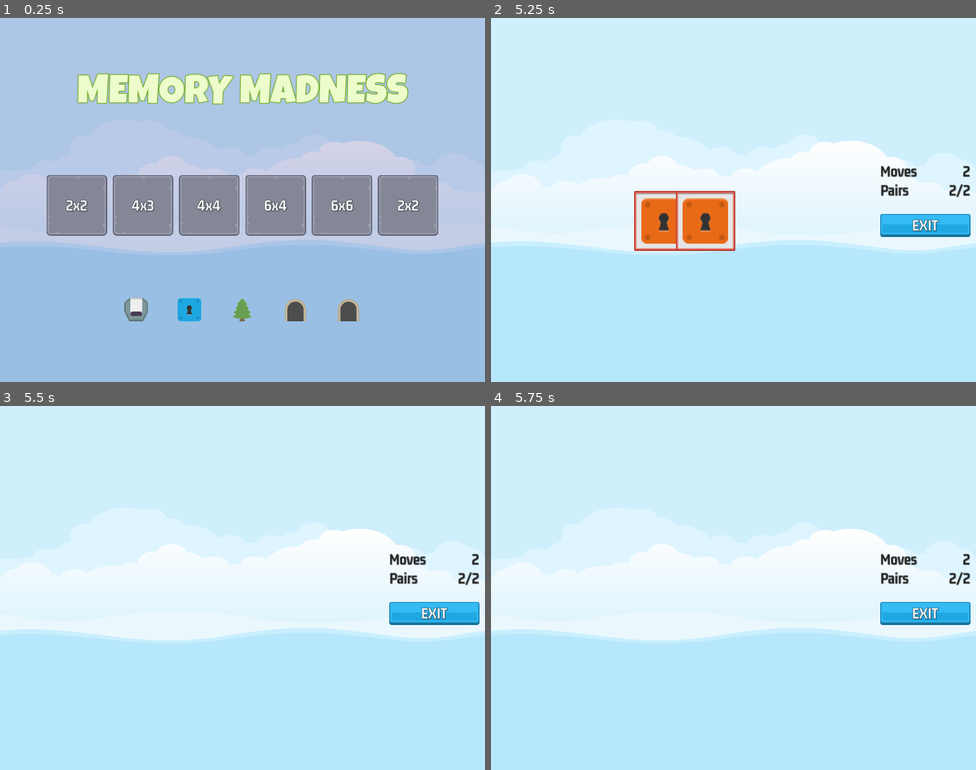
Above: before the commit, frames 1-4 (two rows, left to right).
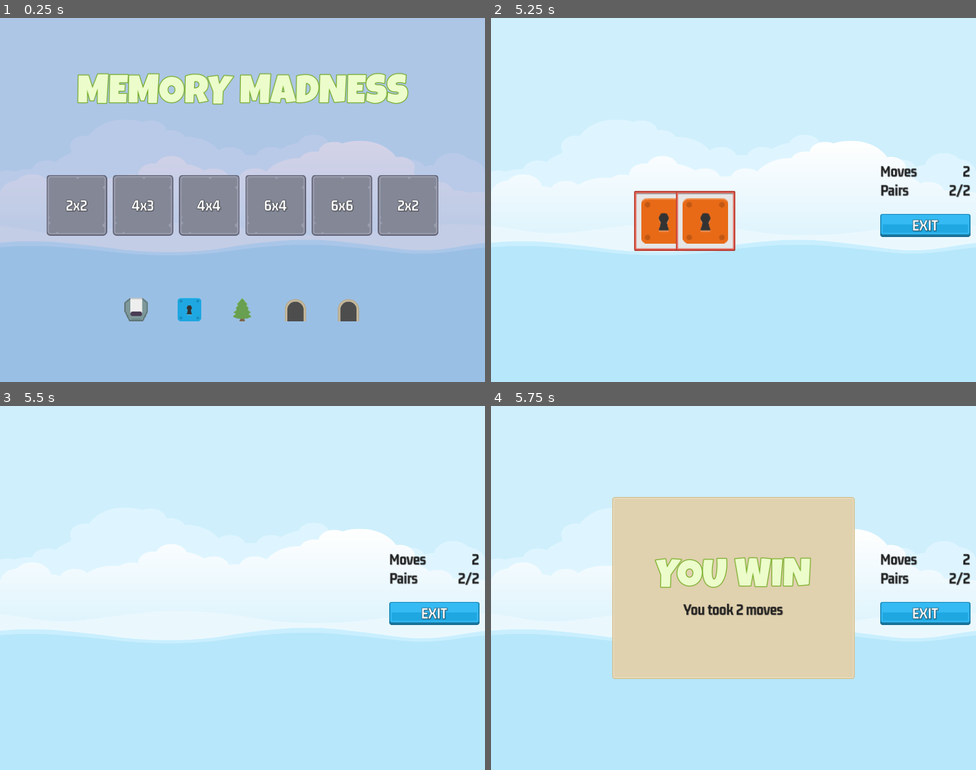
Above: after the commit, the same moments.

Repository: Babrakov/memory-madness
Game: Godot game, scene res://scenes/master/master.tscn
Two runs of this game, one before a commit and one after it. Both use one fixed random seed, a clock stepped at 60 frames per second and the inputs below.
Inputs (mouse positions are in pixels of both pictures, inside the frame that each line leads up to):
- Up to frame 1 (0.25 s): no input
- Up to frame 2 (5.25 s): click "2x2" at 0.5 s; click (665, 178) at 1.25 s; click (704, 178) at 2.02 s; click (665, 221) at 2.77 s; click (704, 221) at 3.52 s; click (665, 221) at 4.27 s
- Up to frame 3 (5.5 s): no input
- Up to frame 4 (5.75 s): no input

Frames 1-3 are identical in both runs. In frame 4, 25% of the frame differs, in the area x 25-75%, y 25-75%.

Commit message:
Game Over

Diff:
--- a/scenes/game/game.tscn
+++ b/scenes/game/game.tscn
@@ -6,6 +6,7 @@
 [ext_resource type="Texture2D" uid="uid://dijdvfauv570v" path="res://assets/ui/green_button00.png" id="3_1qupf"]
 [ext_resource type="LabelSettings" uid="uid://bb630qrhxr0ef" path="res://assets/GM_32_White.tres" id="4_u1a48"]
 [ext_resource type="PackedScene" uid="uid://c74wrkciiydx3" path="res://scenes/scorer/scorer.tscn" id="6_qfrul"]
+[ext_resource type="PackedScene" uid="uid://2lipajnoujo8" path="res://scenes/game_over_ui/game_over_ui.tscn" id="7_v4wmc"]
 
 [node name="Game" type="Control"]
 layout_mode = 3
@@ -104,4 +105,8 @@
 
 [node name="Scorer" parent="." instance=ExtResource("6_qfrul")]
 
+[node name="GameOverUI" parent="." instance=ExtResource("7_v4wmc")]
+visible = false
+layout_mode = 1
+
 [connection signal="pressed" from="HB/MC2/VB/ExitButton" to="." method="_on_exit_button_pressed"]
--- /dev/null
+++ b/scenes/game_over_ui/game_over_ui.gd
@@ -0,0 +1,15 @@
+extends Control
+
+@onready var moves_label: Label = $NinePatchRect/MC/VB/MovesLabel
+
+# Called when the node enters the scene tree for the first time.
+func _ready() -> void:
+	SignalManager.on_game_over.connect(on_game_over)
+	SignalManager.on_game_exit_pressed.connect(on_game_exit_pressed)
+
+func on_game_over(moves: int) -> void:
+	moves_label.text = "You took %d moves" % moves
+	show()
+
+func on_game_exit_pressed() -> void:
+	hide()
--- /dev/null
+++ b/scenes/game_over_ui/game_over_ui.tscn
@@ -0,0 +1,62 @@
+[gd_scene load_steps=5 format=3 uid="uid://2lipajnoujo8"]
+
+[ext_resource type="Texture2D" uid="uid://lbl0atodrns6" path="res://assets/ui/UIbg.png" id="1_is8mt"]
+[ext_resource type="Script" path="res://scenes/game_over_ui/game_over_ui.gd" id="1_ws4tv"]
+[ext_resource type="LabelSettings" uid="uid://bb475bkqlpx44" path="res://assets/LG_84_Green.tres" id="2_rpvew"]
+[ext_resource type="LabelSettings" uid="uid://efdir2vdny11" path="res://assets/GM_32_Dark.tres" id="3_2di48"]
+
+[node name="GameOverUI" type="Control"]
+layout_mode = 3
+anchors_preset = 15
+anchor_right = 1.0
+anchor_bottom = 1.0
+grow_horizontal = 2
+grow_vertical = 2
+mouse_filter = 2
+script = ExtResource("1_ws4tv")
+
+[node name="NinePatchRect" type="NinePatchRect" parent="."]
+layout_mode = 1
+anchors_preset = 8
+anchor_left = 0.5
+anchor_top = 0.5
+anchor_right = 0.5
+anchor_bottom = 0.5
+offset_left = -256.0
+offset_top = -192.0
+offset_right = 256.0
+offset_bottom = 192.0
+grow_horizontal = 2
+grow_vertical = 2
+texture = ExtResource("1_is8mt")
+patch_margin_left = 10
+patch_margin_top = 10
+patch_margin_right = 10
+patch_margin_bottom = 10
+
+[node name="MC" type="MarginContainer" parent="NinePatchRect"]
+layout_mode = 1
+anchors_preset = 15
+anchor_right = 1.0
+anchor_bottom = 1.0
+grow_horizontal = 2
+grow_vertical = 2
+
+[node name="VB" type="VBoxContainer" parent="NinePatchRect/MC"]
+layout_mode = 2
+size_flags_horizontal = 4
+size_flags_vertical = 4
+
+[node name="Label" type="Label" parent="NinePatchRect/MC/VB"]
+layout_mode = 2
+text = "YOU WIN"
+label_settings = ExtResource("2_rpvew")
+horizontal_alignment = 1
+vertical_alignment = 1
+
+[node name="MovesLabel" type="Label" parent="NinePatchRect/MC/VB"]
+layout_mode = 2
+text = "moves"
+label_settings = ExtResource("3_2di48")
+horizontal_alignment = 1
+vertical_alignment = 1
--- a/scenes/scorer/scorer.gd
+++ b/scenes/scorer/scorer.gd
@@ -37,6 +37,10 @@
 	if selections_are_pair() == true:
 		kill_tiles()
 
+func check_game_over() -> void:
+	if _target_pairs == _pairs_made:
+		SignalManager.on_game_over.emit(_moves_made)
+
 func on_tile_selected(tile: MemoryTile) -> void:
 	tile.reveal(true)
 	_selections.append(tile)
@@ -50,6 +54,7 @@
 		for tile in _selections:
 			tile.reveal(false)
 	_selections.clear()
+	check_game_over()
 	SignalManager.on_selection_enabled.emit()
 
 func get_moves_made_str() -> String:
Not shown: 1 places in scenes/game/game.tscn that only renumber resources
